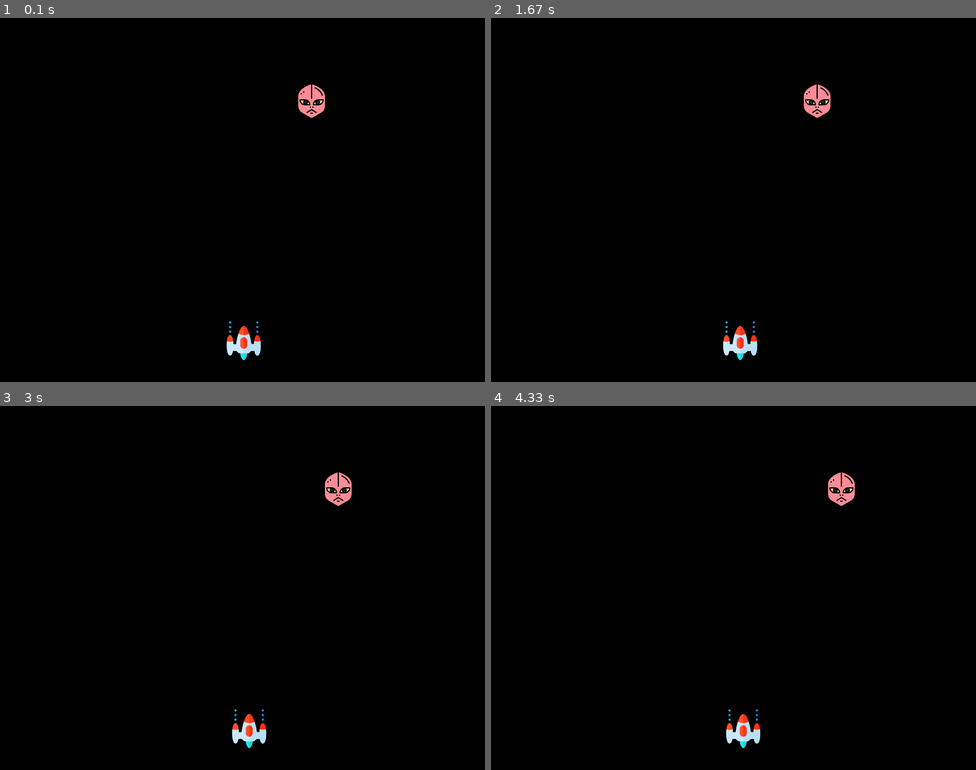
Above: before the commit, frames 1-4 (two rows, left to right).
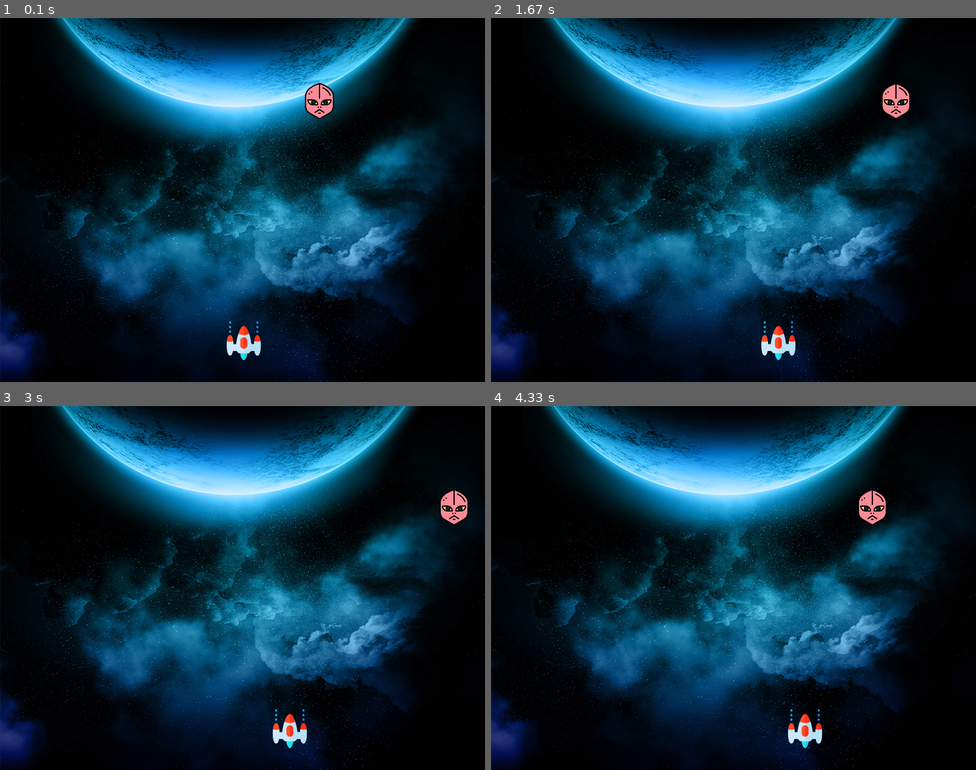
Above: after the commit, the same moments.

Repository: amithaisuru/freecodecamp-pygame-spaceInvador
Game: pygame game, started from main.py
Two runs of this game, one before a commit and one after it. Both use one fixed random seed, a clock stepped at 60 frames per second and the inputs below.
Inputs:
- Up to frame 1 (0.1 s): no input
- Up to frame 2 (1.67 s): hold Right 0.33-0.8 s; hold Right 0.83-1.3 s; hold Left from 1.33 s (still down)
- Up to frame 3 (3 s): release Left at 1.87 s; hold Left 1.9-2.3 s; hold Right 2.33-2.97 s
- Up to frame 4 (4.33 s): hold Left 3-3.47 s; hold Right 3.5-3.97 s; hold Right from 4 s (still down)

The runs differ from the first frame. In frame 1, 53% of the frame differs, in the area x 0-100%, y 0-100%; in frame 2, 54%; in frame 3, 54%; in frame 4, 54%.

Commit message:
background image refactored into 800x600

Diff:
--- a/main.py
+++ b/main.py
@@ -12,12 +12,13 @@
 #title and icon
 pygame.display.set_caption("Space Invadors")
 icon = pygame.image.load('assets/icon.png')
+bgImg = pygame.image.load('assets/background.png')
 pygame.display.set_icon(icon)
 
 #player
 playerImg = pygame.image.load('assets/player-ship.png')
 playerX, playerY = 370, HEIGHT-100
-playerXOffset = 0.25
+playerXOffset = 2
 
 def player(x,y):
     screen.blit(playerImg, (x, y))
@@ -27,7 +28,7 @@
 enemyImg = pygame.image.load('assets/enemy.png')
 enemyX = random.randint(0,WIDTH)
 enemyY = random.randint(50, 150)
-enemyXOffset = 0.25
+enemyXOffset = 1.5
 enemyYOffset = 30
 
 def enemy(x,y):
@@ -40,6 +41,8 @@
 while running:
      #screen fill
     screen.fill((0,0,0))
+    #background image
+    screen.blit(bgImg,(0,0))
 
     for event in pygame.event.get():
         if event.type == pygame.QUIT:
Binary file added: assets/background.png
